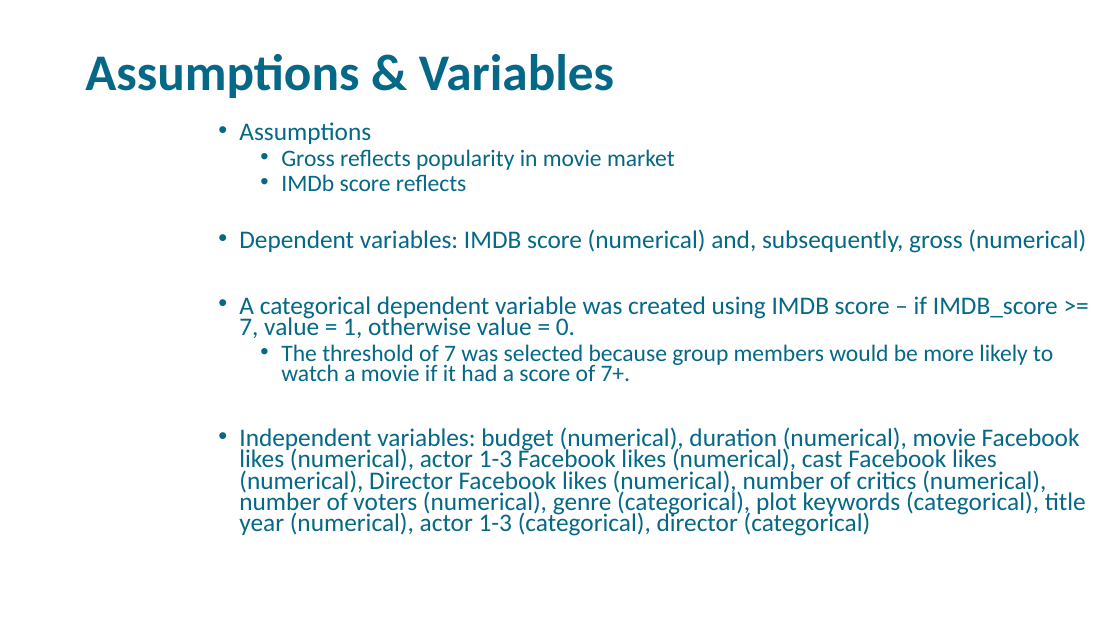
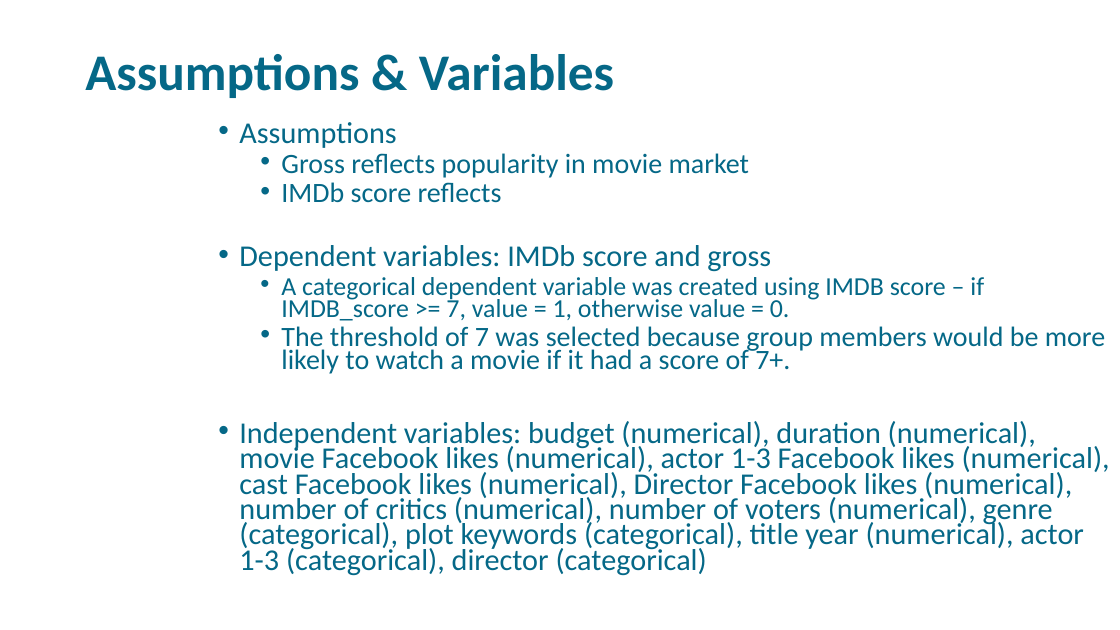
Before and after one commit to libbyYOU/IMDb-5000-movie-project, a slide deck: slide 4 of DSO-530 Final Project.pptx. Drawn at 1120x630 pixels with LibreOffice and Linux fonts; fonts in the diff are those of the drawing; background and template pictures are left out. Boxes give left, top, right and bottom in pixels: in the first picture for what was removed or moved away, otherwise in the second. Text is boxed around its words. In the diff, an @@ line names an element or a change of style, - is before the commit and + after.

```diff
--- a/DSO-530 Final Project.pptx
+++ b/DSO-530 Final Project.pptx
@@ text at [239, 122, 1110, 576]: size 21.7 to 25.9 pt in "Assumptions", "Independent variables: budget (numerical), duration (numeric ..."; size 20.1 to 24.1 pt in "Gross reflects popularity in movie market", "IMDb score reflects", "The threshold of 7 was selected because ..."; size 21.7 to 22.2 pt in "A categorical dependent variable was created using ..."; list level 1 to 2 in "A categorical dependent variable was ..." @@
@@ text at [239, 245, 771, 272]: text changed; size 21.7 to 25.9 pt @@
-• Dependent variables: IMDB score (numerical) and, subsequently, gross (numerical)
+• Dependent variables: IMDb score and gross
```
Also in this commit, not shown: 8 other slides changed, 3 slides added, 3 slides removed.
